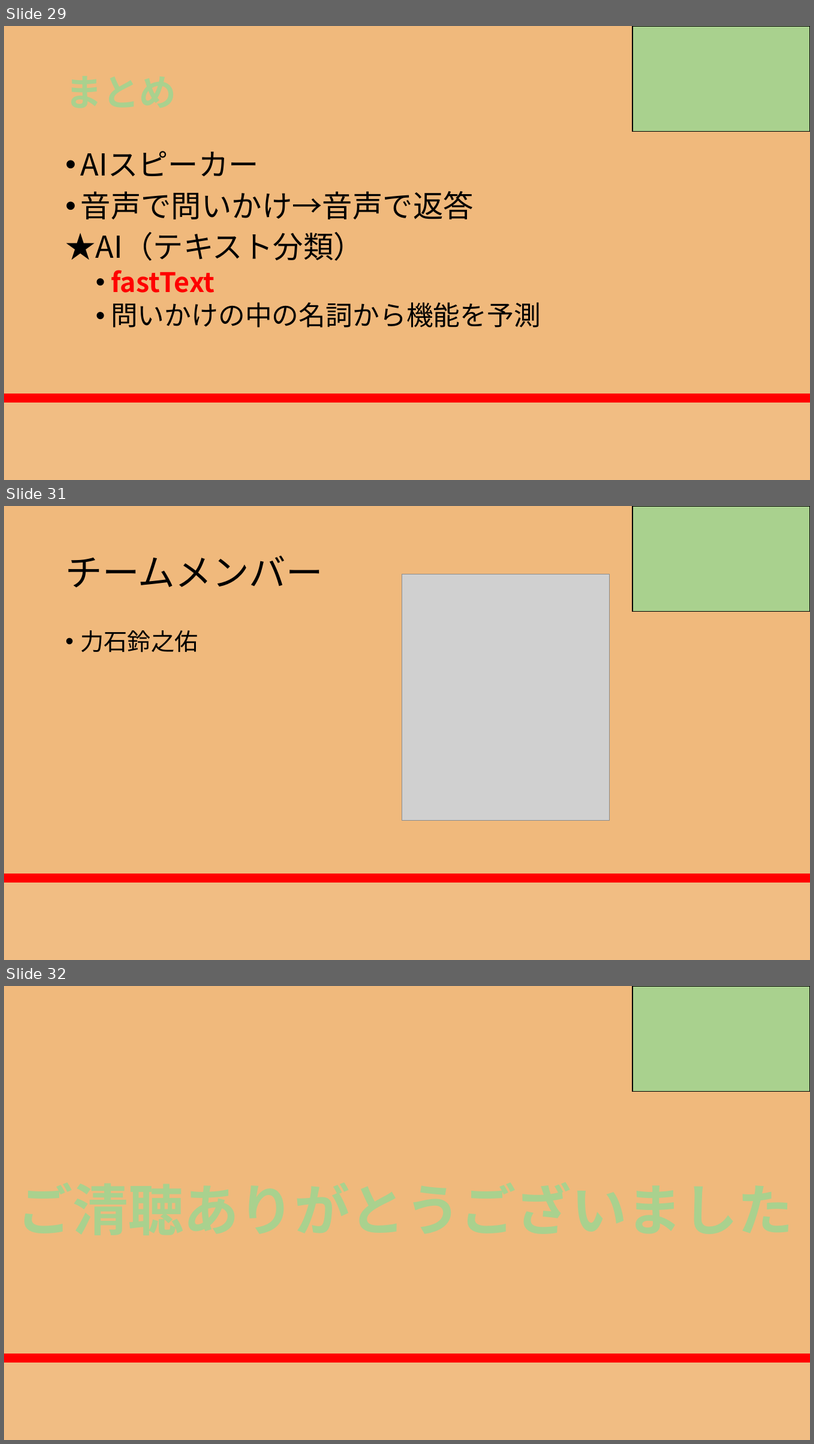
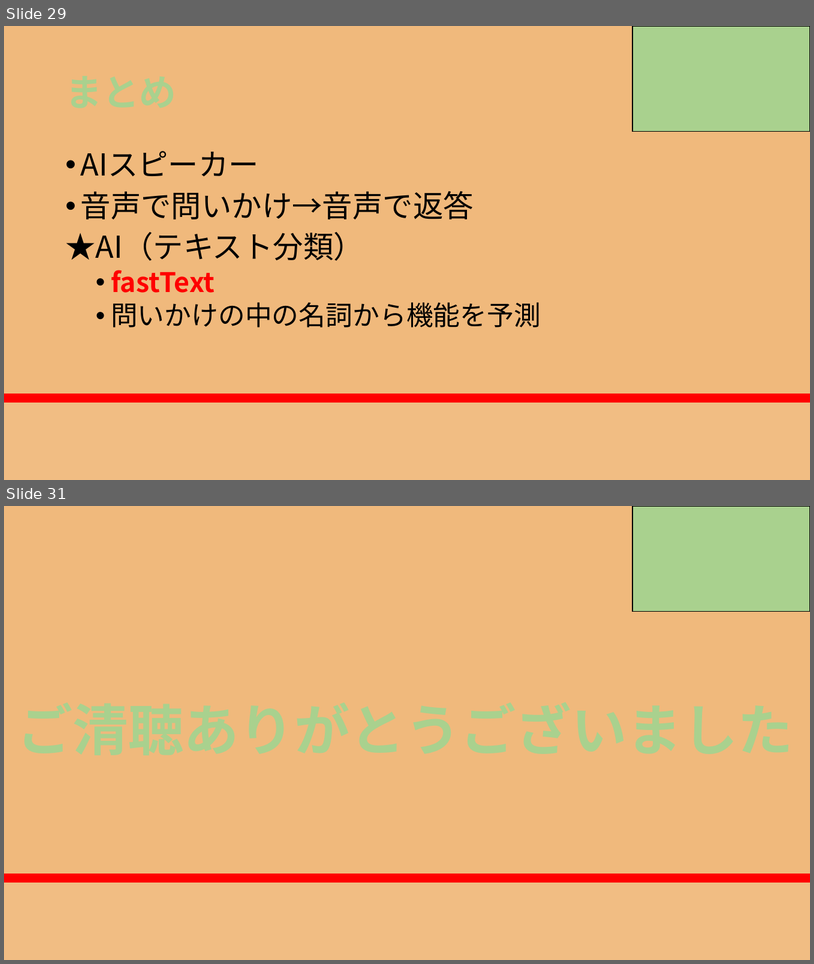
Before and after one commit to RikiishiSuzunosuke/AIspeaker_yosie, a slide deck: presentation/AIスピーカー開発_3_main.pptx. Shown one above the other, each under a label of ours: slides 29, 31 and 32 before the commit, slides 29 and 31 after it; the slides between them are not shown. The pictures are 814x1444 and 814x964 pixels, drawn with LibreOffice and Linux fonts; fonts in the diff are those of the drawing; grey boxes stand for pictures. Boxes give left, top, right and bottom in pixels: in the first picture for what was removed or moved away, otherwise in the second. Text is boxed around its words. In the diff, an @@ line names an element or a change of style, - is before the commit and + after.

```diff
--- a/presentation/AIスピーカー開発_3_main.pptx
+++ b/presentation/AIスピーカー開発_3_main.pptx
@@ slide 31 removed at box(4, 506, 810, 960), background gradient #F0B97C to #FF0000 to #F86446 to #F1BD83 @@
@@ rectangle removed at box(633, 506, 810, 611) @@
@@ title removed at box(65, 555, 323, 588) @@
-チームメンバー
@@ picture removed at box(402, 574, 610, 820) @@
@@ text removed at box(81, 630, 198, 652) @@
-• 力石鈴之佑
@@ what was slide 32 is now slide 31 @@
```
Also in this commit, not shown: 4 slides changed.
